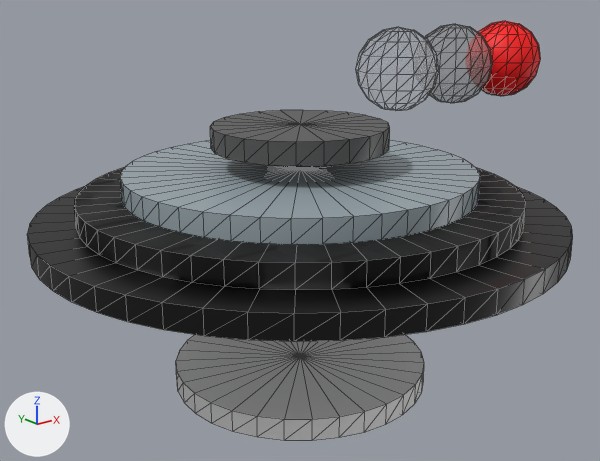
One commit to the glTF model BabylonTest/scenes/Objekte.glb: the scene before it, then after it.
The view is the same before and after, from a camera (50 mm lens) standing at (285.0, -324.0, 231.0) and looking at (550.0, 8.0, 99.0). The lights are fixed; the arrows at lower left show +X, +Y and +Z. Mesh edges are drawn as thin lines. Where no turn or scale is listed for an object, it has been applied to the vertices. Vertices at the same position are counted once.

In view in the first picture: 'Cylinder_1_Gummy', 'Cylinder_2_Chrom', 'Cylinder_3_Lack', 'Cylinder_4_Plastic', 'Cylinder_5_Glas', 'Sphere', 'Sphere.1', 'Sphere.2'.
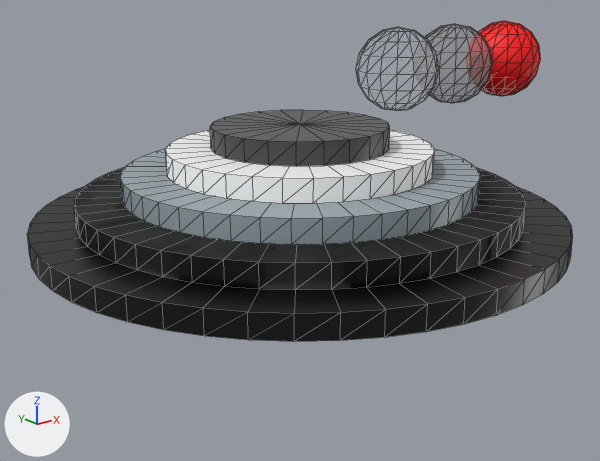
The newer file is also rescaled (x8.671), turned or shifted as a whole; pictures and numbers use the older file's frame.

Edits to the bpy script that builds the scene:
```text
Change me_cylinder_2_chrom:
    where me_cylinder_2_chrom.from_pydata(...)  # 66 vertices, 128 faces; spans x -67.4..67.4, y -67.4..67.4, z -5.6..5.6
    used by ob_cylinder_2_chrom; location = (544.1, 0.0, 24.3)
    me_cylinder_2_chrom part 1: the whole mesh is moved by (0.0, 0.0, 116.6)
```

Pixel boxes (x1, y1, x2, y2) of what changed, in the pictures (600 x 461 px):
'Cylinder_2_Chrom', mesh moved
    before: (176, 335, 424, 440)
    after: (166, 130, 435, 203)
